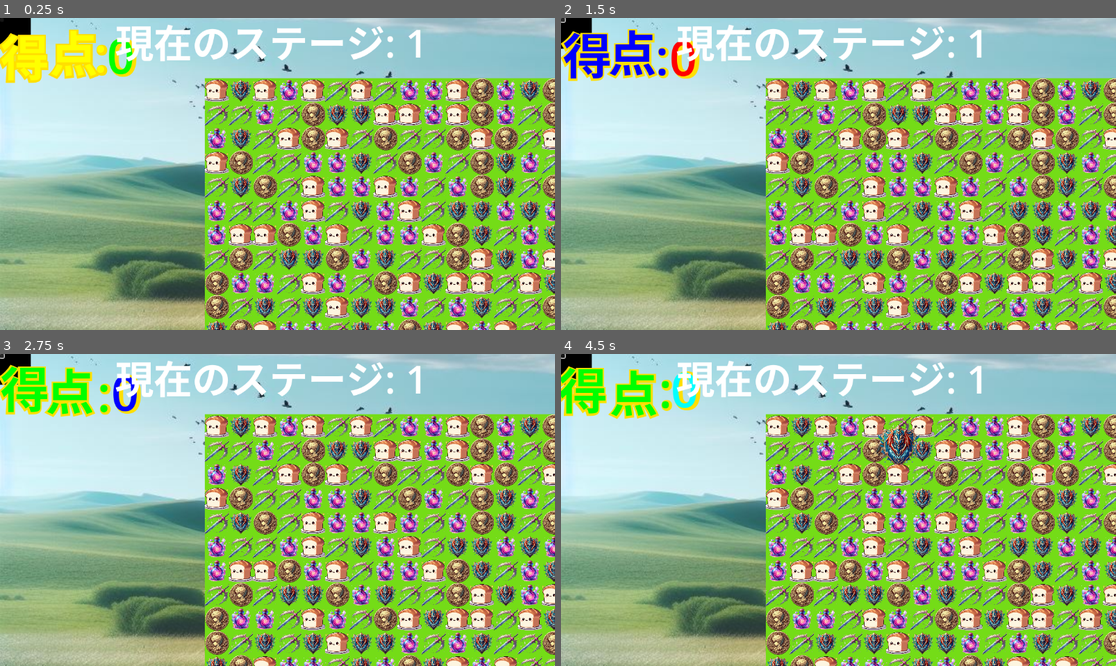
Above: before the commit, frames 1-4 (two rows, left to right).
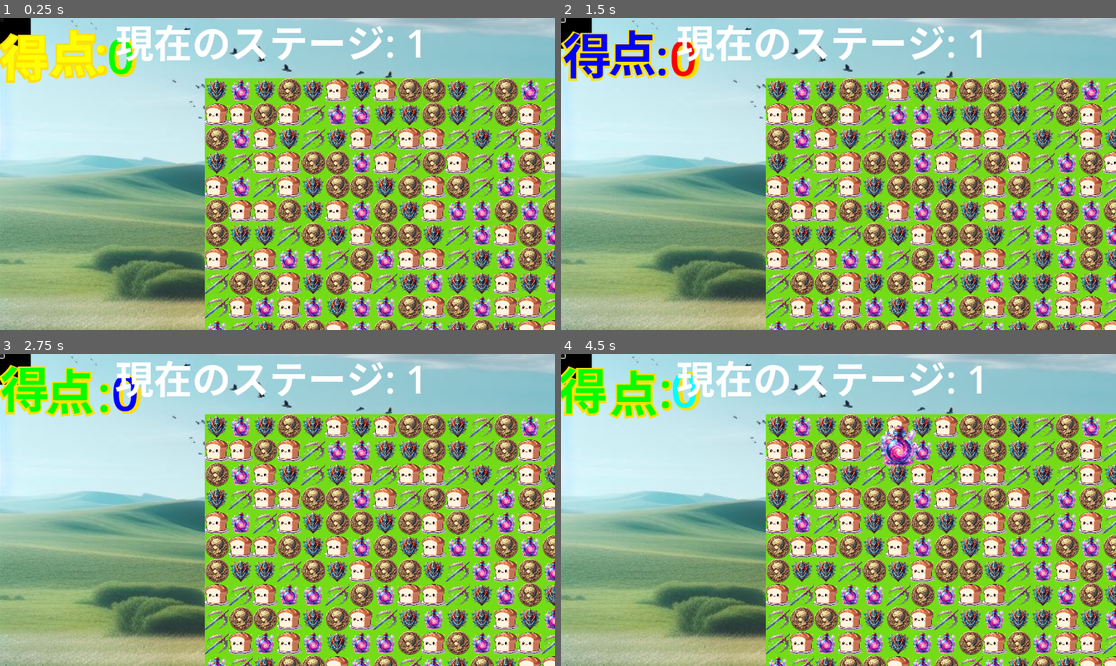
Above: after the commit, the same moments.

Repository: 2ufkpfb9daxnik/roguelikepuzzle
Game: Godot game, scene res://main_scene.tscn
Same seed, same stepped clock (60 frames per second), same inputs: the game is played once before the commit and once after it. This scene is started directly instead of the project's main scene. Video files are missing from this copy of the repository; at most half a second of black plays in their place.
Inputs (mouse positions are in pixels of both pictures, inside the frame that each line leads up to):
- Up to frame 1 (0.25 s): no input
- Up to frame 2 (1.5 s): click (561, 21) at 0.5 s; click (561, 21) at 1.25 s
- Up to frame 3 (2.75 s): click (0, 357) at 2 s
- Up to frame 4 (4.5 s): move the mouse to (960, 494) at 2.77 s; click (960, 494) at 2.92 s; move the mouse to (727, 525) at 3.52 s; click (727, 525) at 3.67 s; move the mouse to (894, 441) at 4.27 s; click (894, 441) at 4.42 s

The runs differ from the first frame. In frame 1, 39% of the frame differs, in the area x 36-100%, y 19-100%; in frame 2, 39%; in frame 3, 39%; in frame 4, 39%.

Commit message:
make score

Diff:
--- a/current_stage.tscn
+++ b/current_stage.tscn
@@ -73,6 +73,97 @@
 theme_override_font_sizes/bold_font_size = 50
 bbcode_enabled = true
 
+[node name="score0" type="RichTextLabel" parent="ScoreManager"]
+offset_left = 1200.0
+offset_top = 450.0
+offset_right = 3200.0
+offset_bottom = 2450.0
+scale = Vector2(0.5, 0.5)
+mouse_filter = 2
+theme_override_font_sizes/bold_italics_font_size = 100
+theme_override_font_sizes/italics_font_size = 100
+theme_override_font_sizes/mono_font_size = 100
+theme_override_font_sizes/normal_font_size = 100
+theme_override_font_sizes/bold_font_size = 100
+bbcode_enabled = true
+text = "[tornado radius=5 freq=2]こんにちは[/tornado]
+"
+tab_size = 10
+script = SubResource("GDScript_t23u5")
+
+[node name="score1" type="RichTextLabel" parent="ScoreManager"]
+offset_left = 1200.0
+offset_top = 500.0
+offset_right = 3200.0
+offset_bottom = 2500.0
+scale = Vector2(0.5, 0.5)
+mouse_filter = 2
+theme_override_font_sizes/bold_italics_font_size = 100
+theme_override_font_sizes/italics_font_size = 100
+theme_override_font_sizes/mono_font_size = 100
+theme_override_font_sizes/normal_font_size = 100
+theme_override_font_sizes/bold_font_size = 100
+bbcode_enabled = true
+text = "[tornado radius=5 freq=2]こんにちは[/tornado]
+"
+tab_size = 10
+script = SubResource("GDScript_t23u5")
+
+[node name="score2" type="RichTextLabel" parent="ScoreManager"]
+z_index = 6
+offset_left = 1200.0
+offset_top = 550.0
+offset_right = 3200.0
+offset_bottom = 2550.0
+scale = Vector2(0.5, 0.5)
+mouse_filter = 2
+theme_override_font_sizes/bold_italics_font_size = 100
+theme_override_font_sizes/italics_font_size = 100
+theme_override_font_sizes/mono_font_size = 100
+theme_override_font_sizes/normal_font_size = 100
+theme_override_font_sizes/bold_font_size = 100
+bbcode_enabled = true
+text = "[tornado radius=5 freq=2]こんにちは[/tornado]
+"
+tab_size = 10
+script = SubResource("GDScript_t23u5")
+
+[node name="score3" type="RichTextLabel" parent="ScoreManager"]
+offset_left = 1200.0
+offset_top = 600.0
+offset_right = 3200.0
+offset_bottom = 2600.0
+scale = Vector2(0.5, 0.5)
+mouse_filter = 2
+theme_override_font_sizes/bold_italics_font_size = 100
+theme_override_font_sizes/italics_font_size = 100
+theme_override_font_sizes/mono_font_size = 100
+theme_override_font_sizes/normal_font_size = 100
+theme_override_font_sizes/bold_font_size = 100
+bbcode_enabled = true
+text = "[tornado radius=5 freq=2]こんにちは[/tornado]
+"
+tab_size = 10
+script = SubResource("GDScript_t23u5")
+
+[node name="score4" type="RichTextLabel" parent="ScoreManager"]
+offset_left = 1200.0
+offset_top = 650.0
+offset_right = 3200.0
+offset_bottom = 2650.0
+scale = Vector2(0.5, 0.5)
+mouse_filter = 2
+theme_override_font_sizes/bold_italics_font_size = 100
+theme_override_font_sizes/italics_font_size = 100
+theme_override_font_sizes/mono_font_size = 100
+theme_override_font_sizes/normal_font_size = 100
+theme_override_font_sizes/bold_font_size = 100
+bbcode_enabled = true
+text = "[tornado radius=5 freq=2]こんにちは[/tornado]
+"
+tab_size = 10
+script = SubResource("GDScript_t23u5")
+
 [node name="StageManager" type="Node2D" parent="."]
 script = ExtResource("3_tkwor")
 
--- a/puzzle_board.gd
+++ b/puzzle_board.gd
@@ -8,12 +8,14 @@
 var grid_n = [] #grid_n[i][j] := (i,j)に位置する駒の種類
 var piececollid = [] #駒の判定
 var grid_i = [] #grid_i[i][j] := (i,j)に位置する駒の番号
+var grid_att = [] #grid_att[i][j] := (i,j)に位置する駒の属性　盾 = 0,　武器 = 1, コイン = 2, ポーション = 3, 食べ物 = 4
 var cellsize #駒の大きさ
 var isclick = false #クリックされているか
 var clickedpositionx = -1e9 #クリックされた駒の位置
 var clickedpositiony = -1e9	#クリックされた駒の位置
 var clicknum = -1e9	 #クリックされた駒の種類
 var clicki = -1e9	 #クリックされた駒の番号
+var clickatt = -1e9 #クリックされた駒の属性
 var column_empty = []	#列の空き
 var ismatched = []	#マッチした駒
 var time_accumulator = 0.0	#時間
@@ -45,6 +47,7 @@
 		var arr = []	#駒の種類
 		var arr1 = []	#駒の番号
 		var arr2 = []	#マッチした駒
+		var arr3 = []   #駒の属性
 		for j in range(grid_column):	#ボードの初期化
 			var canset = []	#駒の種類
 			for k in range(cellkinds):	#駒の種類の初期化
@@ -63,6 +66,7 @@
 			arr.append(nval)	#駒の種類
 			arr1.append(i*grid_column+j)	#駒の番号
 			arr2.append(false)	#マッチした駒
+			arr3.append(nval%5)
 			var adc = valid_children[nval].duplicate();	#駒の複製
 			adc.position = Vector2(j*500+500+dx,i*500+500+dy)	#駒の位置
 			var nxtcollid = collid.duplicate();	#駒の判定の複製
@@ -77,6 +81,7 @@
 		grid_n.append(arr)	#駒の種類
 		grid_i.append(arr1)		#駒の番号
 		ismatched.append(arr2)	#マッチした駒
+		grid_att.append(arr3) #駒の属性
 	pass # Replace with function body.
 
 # Called every frame. 'delta' is the elapsed time since the previous frame.
@@ -98,6 +103,7 @@
 				isclick = true	#クリックされているか
 				clicki = grid_i[i][j]	#クリックされた駒の番号
 				clicknum = grid_n[i][j]	#クリックされた駒の種類
+				clickatt = grid_att[i][j]
 				prevposx = piece[grid_i[i][j]].position.x	#前の位置
 				prevposy = piece[grid_i[i][j]].position.y	#前の位置
 			else:	#駒がクリックされた時の処理
@@ -116,11 +122,15 @@
 					var swapb = clicki
 					var swapna = grid_n[i][j]
 					var swapnb = clicknum
+					var swapatta = grid_att[i][j]
+					var swapattb = clickatt
 					print("swap(%d,%d)" % [swapa,swapb])
 					grid_i[i][j] = swapb
 					grid_i[clickedpositiony][clickedpositionx] = swapa
 					grid_n[i][j] = swapnb
-					grid_n[clickedpositiony][clickedpositionx] = swapna;
+					grid_n[clickedpositiony][clickedpositionx] = swapna
+					grid_att[i][j] = swapattb
+					grid_att[clickedpositiony][clickedpositionx] = swapatta
 					var swapaposition = piece[swapa].position
 					var swapacollidposition = piececollid[swapa].position
 					piece[swapa].position = piece[swapb].position
@@ -180,7 +190,7 @@
 				for k in range(nj+1,j+1):
 					ismatched[i][k] = true
 	var copyismatched = ismatched
-	score_manager.calcscore(copyismatched)
+	score_manager.calcscore(copyismatched,grid_att)
 	breakmatchedcell()
 func breakmatchedcell() -> void: #マッチした駒を消す
 	var breakel = []
@@ -246,6 +256,7 @@
 					var nval = rng[randi() % rng.size()]
 					grid_n[grid_row-1-i][j] = nval
 					grid_i[grid_row-1-i][j] = piece.size()
+					grid_att[grid_row-1-i][j] = nval%5
 					var adc = valid_children[nval].duplicate();
 					adc.position = Vector2(j*500+500+dx,(grid_row-1-i)*500+500+dy)
 					var nxtcollid = collid.duplicate();
@@ -263,6 +274,7 @@
 							var nval = rng[randi() % rng.size()]
 							grid_n[grid_row-1-i][j] = nval
 							grid_i[grid_row-1-i][j] = piece.size()
+							grid_att[grid_row-1-i][j] = nval%5
 							var adc = valid_children[nval].duplicate();
 							adc.position = Vector2(j*500+500+dx,(grid_row-1-i)*500+500+dy)
 							var nxtcollid = collid.duplicate();
@@ -277,6 +289,7 @@
 						else:
 							var gridi = grid_i[k-1][j]
 							var gridn = grid_n[k-1][j]
+							var gridatt = grid_att[k-1][j]
 							if(gridi!=-1e9):
 								piece[grid_i[k-1][j]].position = Vector2(j*500+500+dx,k*500+500+dy)
 								piececollid[grid_i[k-1][j]].position = Vector2(j*500+500+dx,k*500+500+dy)
@@ -284,6 +297,8 @@
 							grid_i[k][j] = gridi
 							grid_n[k-1][j] = grid_n[k][j]
 							grid_n[k][j] = gridn
+							grid_att[k-1][j] = grid_att[k][j]
+							grid_att[k][j] = gridatt
 	isbreak = false
 	for i in range(grid_column):
 		if(column_empty[i]>0):
--- a/puzzle_board.tscn
+++ b/puzzle_board.tscn
@@ -55,8 +55,11 @@
 
 [node name="ScoreMultiplierBuff" parent="BuffManager/Buffs" instance=ExtResource("11_kkvgh")]
 
-[node name="Sprite2D" type="Sprite2D" parent="."]
-texture = ExtResource("13_cd54x")
+[node name="Sprite2D0" type="Sprite2D" parent="."]
+texture = ExtResource("16_yd1jb")
+
+[node name="Sprite2D1" type="Sprite2D" parent="."]
+texture = ExtResource("17_y7rej")
 
 [node name="Sprite2D2" type="Sprite2D" parent="."]
 visibility_layer = 15
@@ -66,10 +69,7 @@
 texture = ExtResource("15_kpjd4")
 
 [node name="Sprite2D4" type="Sprite2D" parent="."]
-texture = ExtResource("16_yd1jb")
-
-[node name="Sprite2D5" type="Sprite2D" parent="."]
-texture = ExtResource("17_y7rej")
+texture = ExtResource("13_cd54x")
 
 [node name="Area2D" type="Area2D" parent="."]
 
--- a/score_manager.gd
+++ b/score_manager.gd
@@ -7,13 +7,20 @@
 var puzzleboardscript
 var label :RichTextLabel
 var label2 :RichTextLabel
+var divscorelabel = []
 var gridscore = []
 var labelarr = []
 var puzzleboard
+var attn = -1e9
+var gridatt = []
+var divscore = [0,0,0,0,0]
+var texturestr = ["shield_cut","sword_cut","coin_cut","potion_cut","bread_cut"]
 # Called when the node enters the scene tree for the first time.
 func _ready() -> void:
 	label = get_node("RichTextLabel")  # ScoreLabelの参照を取得
 	label2 = get_node("RichTextLabel2")
+	for i in range(5):
+		divscorelabel.append(get_node("score"+str(i)))
 	puzzleboard = get_parent().get_child(0)
 	for i in range(puzzleboard.grid_row):
 		var columnscore = []
@@ -30,6 +37,8 @@
 	if label != null:
 		label.text = "[rainbow freq=0.5 sat=2 val=20][tornado radius="+str(5+totalScore/10000)+" freq="+str(1+totalScore/10000)+"]"+"得点:"+str(totalScore)+"[/tornado][/rainbow]"
 		label2.text = "[b][color=#FFDF00][tornado radius="+str(5+totalScore/10000)+" freq="+str(1+totalScore/10000)+"]"+"得点:"+str(totalScore)+"[/tornado][/color][/b]"
+		for i in range(5):
+			divscorelabel[i].text = "[img=100]res://Texture/"+texturestr[i]+".png"+"[/img][rainbow freq=0.5 sat=2 val=20]"+" "+str(divscore[i])+"[/rainbow]"
 	else:
 		pass
 func display_score_label()-> void:
@@ -50,22 +59,22 @@
 				labelarr.append(label3)
 func lambda(x,y):
 	if(x-1>=0):
-		if(allFalse[x-1][y]==false&&match_index[x-1][y]==true):
+		if(allFalse[x-1][y]==false&&match_index[x-1][y]==true&&gridatt[x-1][y]==attn):
 			allFalse[x-1][y] = true
 			count += 1
 			lambda(x-1,y)
 	if(x+1<match_index.size()):
-		if(allFalse[x+1][y]==false&&match_index[x+1][y]==true):
+		if(allFalse[x+1][y]==false&&match_index[x+1][y]==true&&gridatt[x+1][y]==attn):
 			allFalse[x+1][y] = true
 			count += 1
 			lambda(x+1,y)
 	if(y-1>=0):
-		if(allFalse[x][y-1]==false&&match_index[x][y-1]==true):
+		if(allFalse[x][y-1]==false&&match_index[x][y-1]==true&&gridatt[x][y-1]==attn):
 			allFalse[x][y-1] = true
 			count += 1
 			lambda(x,y-1)
 	if(y+1<match_index.size()):
-		if(allFalse[x][y+1]==false&&match_index[x][y+1]==true):
+		if(allFalse[x][y+1]==false&&match_index[x][y+1]==true&&gridatt[x][y+1]==attn):
 			allFalse[x][y+1] = true
 			count += 1
 			lambda(x,y+1)
@@ -88,8 +97,9 @@
 			allFalse1[x][y+1] = true
 			lambda1(x,y+1,c)
 # Called every frame. 'delta' is the elapsed time since the previous frame.
-func calcscore(matchi) -> void:
+func calcscore(matchi,grid_att) -> void:
 	match_index = matchi
+	gridatt = grid_att
 	allFalse = []
 	allFalse1 = []
 	for i in range(match_index.size()):
@@ -100,16 +110,21 @@
 		allFalse.append(columnFalse)
 		allFalse1.append(columnFalse)
 	var connectcell = []
+	var divcntcell = []
 	for i in range(match_index.size()):
 		for j in range(match_index[i].size()):
 			if (match_index[i][j] == true) and (allFalse[i][j] == false):
+				attn = grid_att[i][j]
+				print(attn)
 				count = 0
 				lambda(i,j)
 				lambda1(i,j,count)
 				connectcell.append(count)
+				divcntcell.append(attn)
 				print(count)
 	for i in range(connectcell.size()):
 		totalScore += connectcell[i]*(connectcell[i]-2)*100
+		divscore[divcntcell[i]] += connectcell[i]*(connectcell[i]-2)*100
 	for i in range(match_index.size()):
 		for j in range(match_index[i].size()):
 			if(gridscore[i][j]!=-1):
